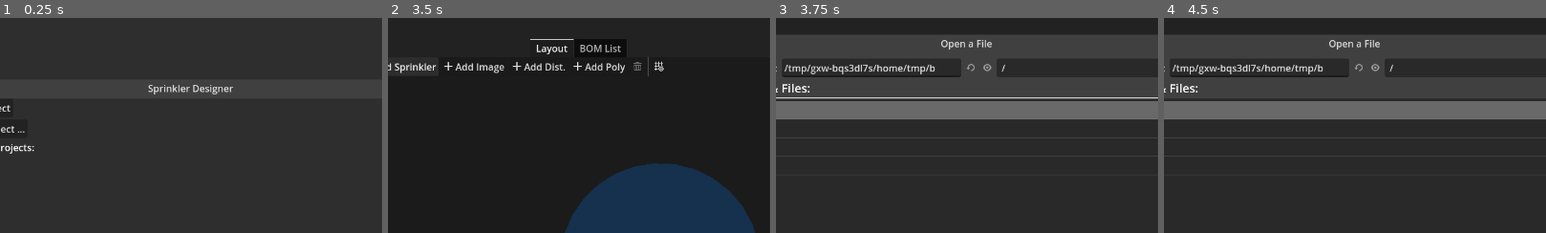
Above: before the commit, frames 1-4 (left to right).
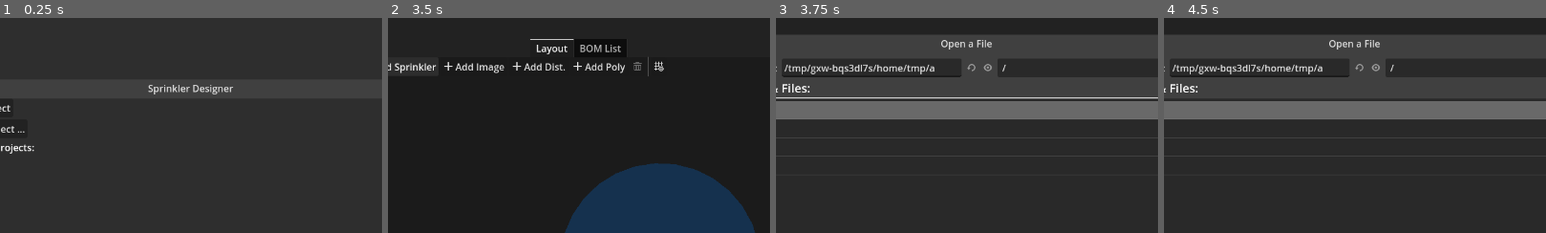
Above: after the commit, the same moments.

Repository: hankedan000/yardscaper
Game: Godot game, scene res://Main.tscn
Same seed, same stepped clock (60 frames per second), same inputs: the game is played once before the commit and once after it.
Inputs (mouse positions are % of the whole screen's width and height, from its top left):
- Up to frame 1 (0.25 s): no input
- Up to frame 2 (3.5 s): click "New Project" at 0.5 s; click "Add Sprinkler" at 1.25 s; click (60, 11) at 2 s; tap Enter at 2.75 s; drag from (61, 57) to (26, 11) at 2.77 s
- Up to frame 3 (3.75 s): click "Add Image" at 3.5 s
- Up to frame 4 (4.5 s): click (37, 82) at 4.27 s; type "12" at 4.35 s
The pictures show only the part of the screen within x 25-75%, y 0-50%; the shares and areas given below are measured in that part.

Frames 1-2 are identical in both runs. In frame 3, 0.1% of the frame differs, in the area x 40-61%, y 21-25%; in frame 4, 0.1%.

Commit message:
Adds pan mode for laptop users (alt + click + drag)

Diff:
--- a/SprinklerDesigner/scenes/ui/LayoutPanel/LayoutPanel.gd
+++ b/SprinklerDesigner/scenes/ui/LayoutPanel/LayoutPanel.gd
@@ -357,10 +357,11 @@
 	if event is InputEventMouseButton:
 		match event.button_index:
 			MOUSE_BUTTON_LEFT:
-				if event.pressed:
-					_handle_left_click(event.global_position)
-				else:
-					_handle_left_click_release()
+				if ! event.alt_pressed: # let pan take precedence (alt + click + drag)
+					if event.pressed:
+						_handle_left_click(event.global_position)
+					else:
+						_handle_left_click_release()
 			MOUSE_BUTTON_RIGHT:
 				_cancel_mode() # will only cancel if possible
 	elif event is InputEventMouseMotion:
--- a/SprinklerDesigner/scenes/ui/LayoutPanel/PanZoomController.gd
+++ b/SprinklerDesigner/scenes/ui/LayoutPanel/PanZoomController.gd
@@ -1,6 +1,4 @@
 extends Node2D
-
-var pan_button = MOUSE_BUTTON_MIDDLE
 
 var _dragging = false
 var _drag_start = Vector2.ZERO
@@ -23,27 +21,32 @@
 	var viewport_rect_size = get_viewport().get_visible_rect().size
 	return viewport_rect_size / 2.0 + Utils.world_to_global_size_px(offset_from_camera_world, camera.zoom)
 
+func _do_pan_logic(event: InputEventMouseButton, camera_pos: Vector2):
+	if event.pressed:
+		# Start dragging
+		_dragging = true
+		_drag_start = event.position
+		_camera_original_position = camera_pos
+		Input.set_default_cursor_shape(Input.CURSOR_DRAG)
+	else:
+		# Stop dragging
+		_dragging = false
+		Input.set_default_cursor_shape(Input.CURSOR_ARROW)
+
 func _input(event):
 	var camera := get_viewport().get_camera_2d()
 	if event is InputEventMouseButton:
 		# Check if left mouse button is pressed
 		match event.button_index:
-			pan_button:
-				if event.pressed:
-					# Start dragging
-					_dragging = true
-					_drag_start = event.position
-					_camera_original_position = camera.position
-					Input.set_default_cursor_shape(Input.CURSOR_DRAG)
-				else:
-					# Stop dragging
-					_dragging = false
-					Input.set_default_cursor_shape(Input.CURSOR_ARROW)
+			MOUSE_BUTTON_MIDDLE:
+				_do_pan_logic(event, camera.position)
+			MOUSE_BUTTON_LEFT:
+				if event.alt_pressed:
+					_do_pan_logic(event, camera.position)
 			MOUSE_BUTTON_WHEEL_UP:
 				zoom_in(event.position)
 			MOUSE_BUTTON_WHEEL_DOWN:
 				zoom_out(event.position)
-
 	elif event is InputEventMouseMotion:
 		if _dragging:
 			# Calculate drag distance and offset camera accordingly
